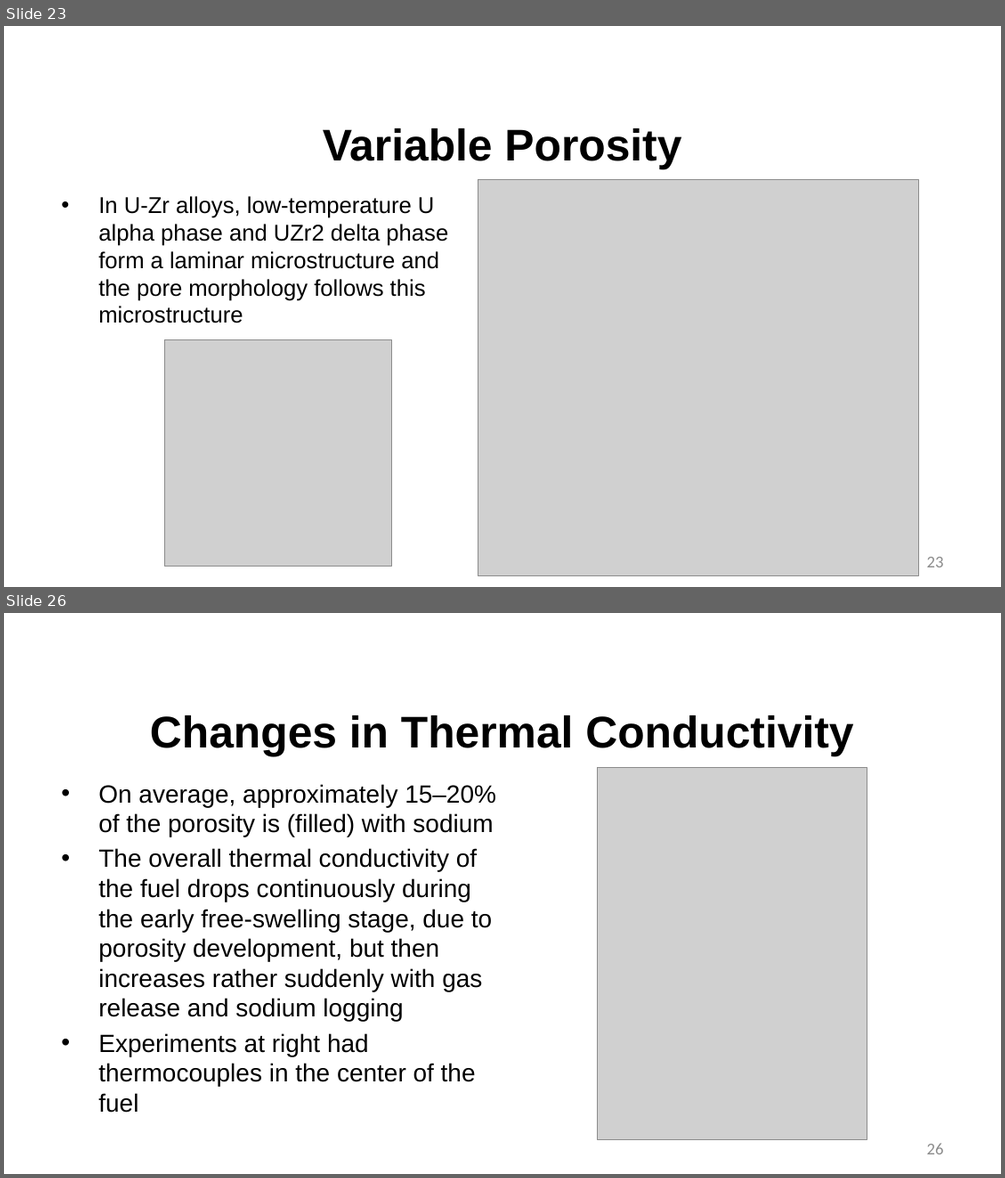
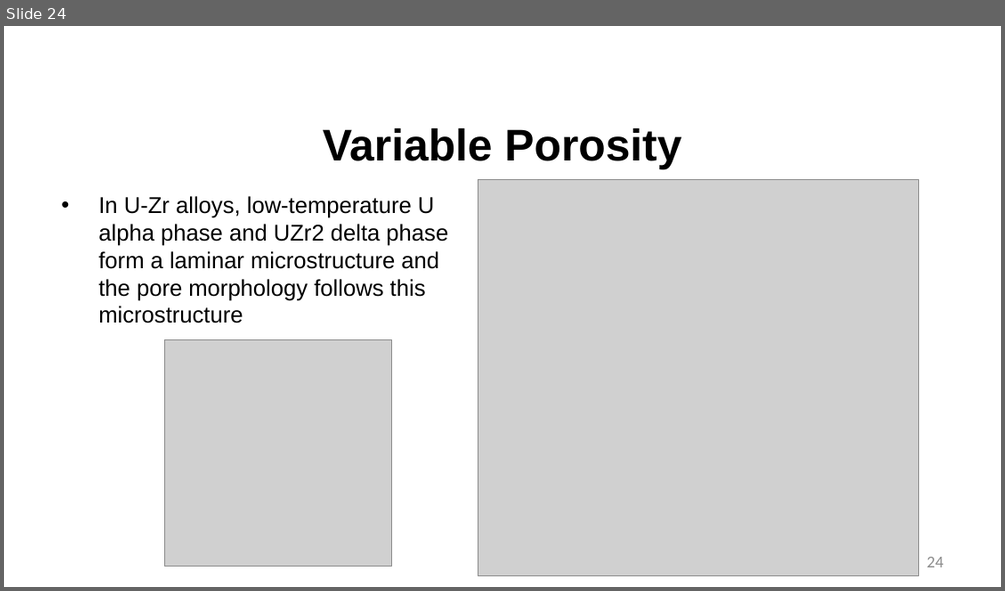
Before and after one commit to benbeeler/TEACHING, a slide deck: Advanced Reactor Materials/Fall2025/Lec9_SFRs.pptx. Shown one above the other, each under a label of ours: slides 23 and 26 before the commit, slide 24 after it; the slides between them are not shown. The pictures are 1005x1178 and 1005x591 pixels, drawn with LibreOffice and Linux fonts; fonts in the diff are those of the drawing; grey boxes stand for pictures; background and template pictures are left out. Boxes give left, top, right and bottom in pixels: in the first picture for what was removed or moved away, otherwise in the second. Text is boxed around its words. In the diff, an @@ line names an element or a change of style, - is before the commit and + after.

```diff
--- a/Advanced Reactor Materials/Fall2025/Lec9_SFRs.pptx
+++ b/Advanced Reactor Materials/Fall2025/Lec9_SFRs.pptx
@@ slide 26 removed at [4, 613, 1001, 1174], background #FFFFFF @@
@@ title removed at [150, 715, 853, 757] @@
-Changes in Thermal Conductivity
@@ picture removed at [597, 768, 867, 1140] @@
@@ text removed at [98, 784, 496, 1112] @@
-• On average, approximately 15–20% of the porosity is (filled) with sodium
-• The overall thermal conductivity of the fuel drops continuously during the early free-swelling stage, due to porosity development, but then increases rather suddenly with gas release and sodium logging
-• Experiments at right had thermocouples in the center of the fuel
@@ page number removed at [927, 1143, 944, 1154] @@
-26
@@ what was slide 23 is now slide 24 @@
@@ page number at [927, 556, 944, 567]: text changed @@
-23
+24
```
Also in this commit, not shown: 7 slides changed, 2 slides added, 22 other slides removed, 7 other files.
